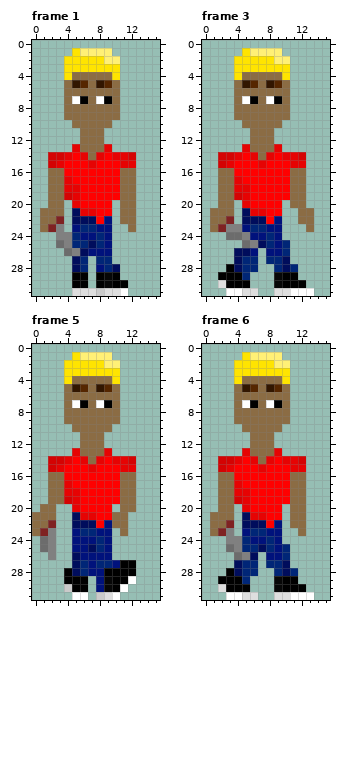
File history of a pixel-art file, Assets/Resources/PlayerPreviews/Player_1_1_0_Knife.aseprite. Above, as it was before the edit.
16x32 pixels, 9 frames. Shown: frame 1, frame 3, frame 5, frame 6. The commit also changed other frames, which this record leaves out.
New version:
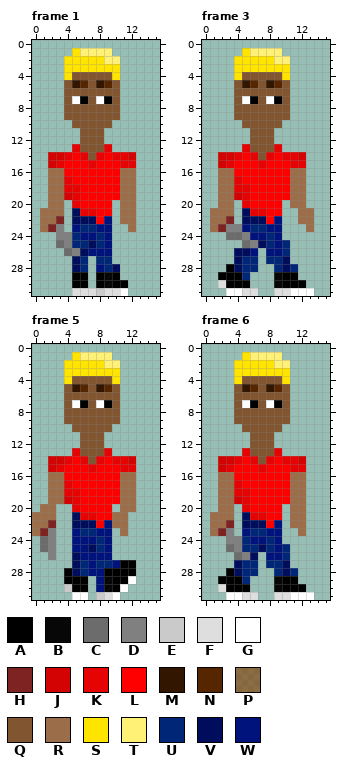
Palette (. is transparent): A #000000  B #070707  C #6c6c6c  D #808080  E #cacaca  F #dedede  G #ffffff  H #7f2222  J #d40303  K #e60303  L #ff0000  M #321600  N #552600  P #843b009f  Q #825531  R #9b6e49  S #ffe400  T #fff076  U #002677  V #000d5c  W #00127c
Log entry: Fixed some player colour glitches
Change:
Frame 1:
y 4: x 5..9 PPPPP -> QQQQQ
y 5: x 4 P -> Q; x 7 P -> Q; x 10 P -> Q
y 6: x 4..10 PPPPPPP -> QQQQQQQ
y 7: x 4 P -> Q; x 7 P -> Q; x 10 P -> Q
y 8..9: x 4..10 PPPPPPP -> QQQQQQQ
y 10: x 5..9 PPPPP -> QQQQQ
y 11..13: x 6..8 PPP -> QQQ
y 14: x 7 P -> Q
y 16..20: x 2..3 PP -> RR; x 11..12 PP -> RR
y 21: x 1..3 PPP -> RRR; x 11..12 PP -> RR
y 22: x 1..2 PP -> RR; x 11..12 PP -> RR
y 23: x 1 P -> R; x 12 P -> R
Frame 3:
y 4: x 5..9 PPPPP -> QQQQQ
y 5: x 4 P -> Q; x 7 P -> Q; x 10 P -> Q
y 6: x 4..10 PPPPPPP -> QQQQQQQ
y 7: x 4 P -> Q; x 7 P -> Q; x 10 P -> Q
y 8..9: x 4..10 PPPPPPP -> QQQQQQQ
y 10: x 5..9 PPPPP -> QQQQQ
y 11..13: x 6..8 PPP -> QQQ
y 14: x 7 P -> Q
y 16..20: x 2..3 PP -> RR; x 11..12 PP -> RR
y 21: x 1..3 PPP -> RRR; x 12..13 PP -> RR
y 22: x 1..2 PP -> RR; x 12..13 PP -> RR
y 23: x 1 P -> R; x 13 P -> R
Frame 5:
y 4: x 5..9 PPPPP -> QQQQQ
y 5: x 4 P -> Q; x 7 P -> Q; x 10 P -> Q
y 6: x 4..10 PPPPPPP -> QQQQQQQ
y 7: x 4 P -> Q; x 7 P -> Q; x 10 P -> Q
y 8..9: x 4..10 PPPPPPP -> QQQQQQQ
y 10: x 5..9 PPPPP -> QQQQQ
y 11..13: x 6..8 PPP -> QQQ
y 14: x 7 P -> Q
y 16..19: x 2..3 PP -> RR; x 11..12 PP -> RR
y 20: x 1..2 PP -> RR; x 11..12 PP -> RR
y 21: x 0..2 PPP -> RRR; x 10..11 PP -> RR
y 22: x 0..1 PP -> RR; x 10..11 PP -> RR
y 23: x 0 P -> R; x 11 P -> R
Frame 6: the same change as frame 1
Changed places in both pictures, as pixel boxes (x1, y1, x2, y2):
changed: (40, 72, 136, 232)
changed: (210, 72, 314, 232)
changed: (32, 376, 136, 536)
changed: (210, 376, 306, 536)
